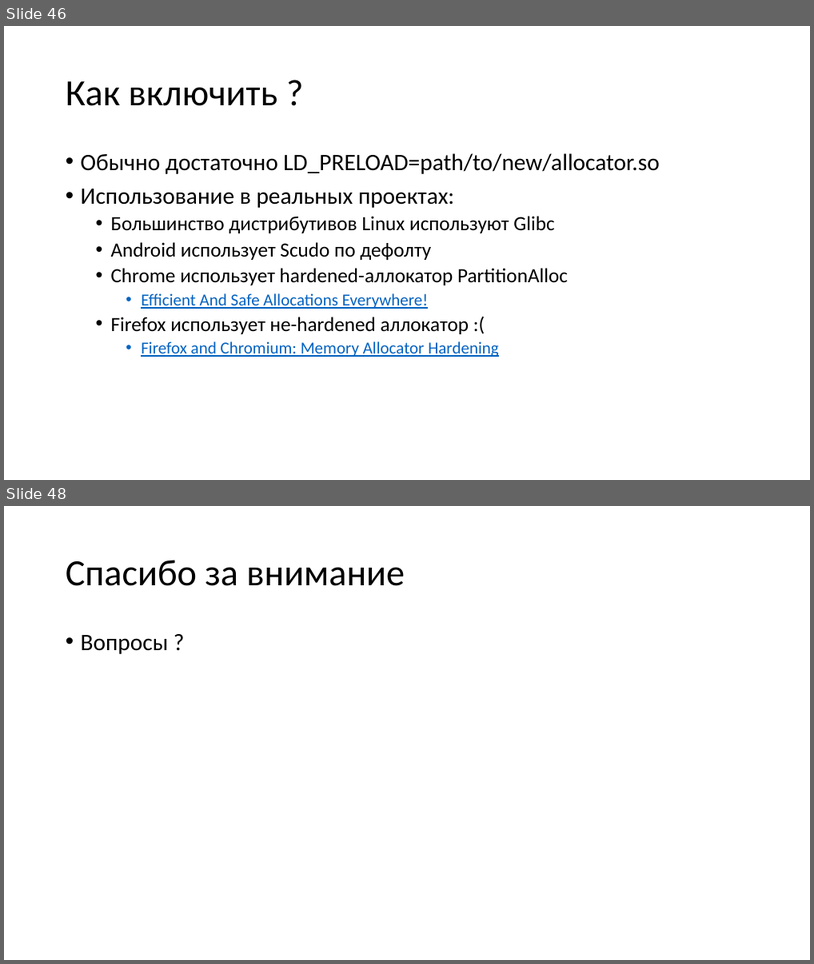
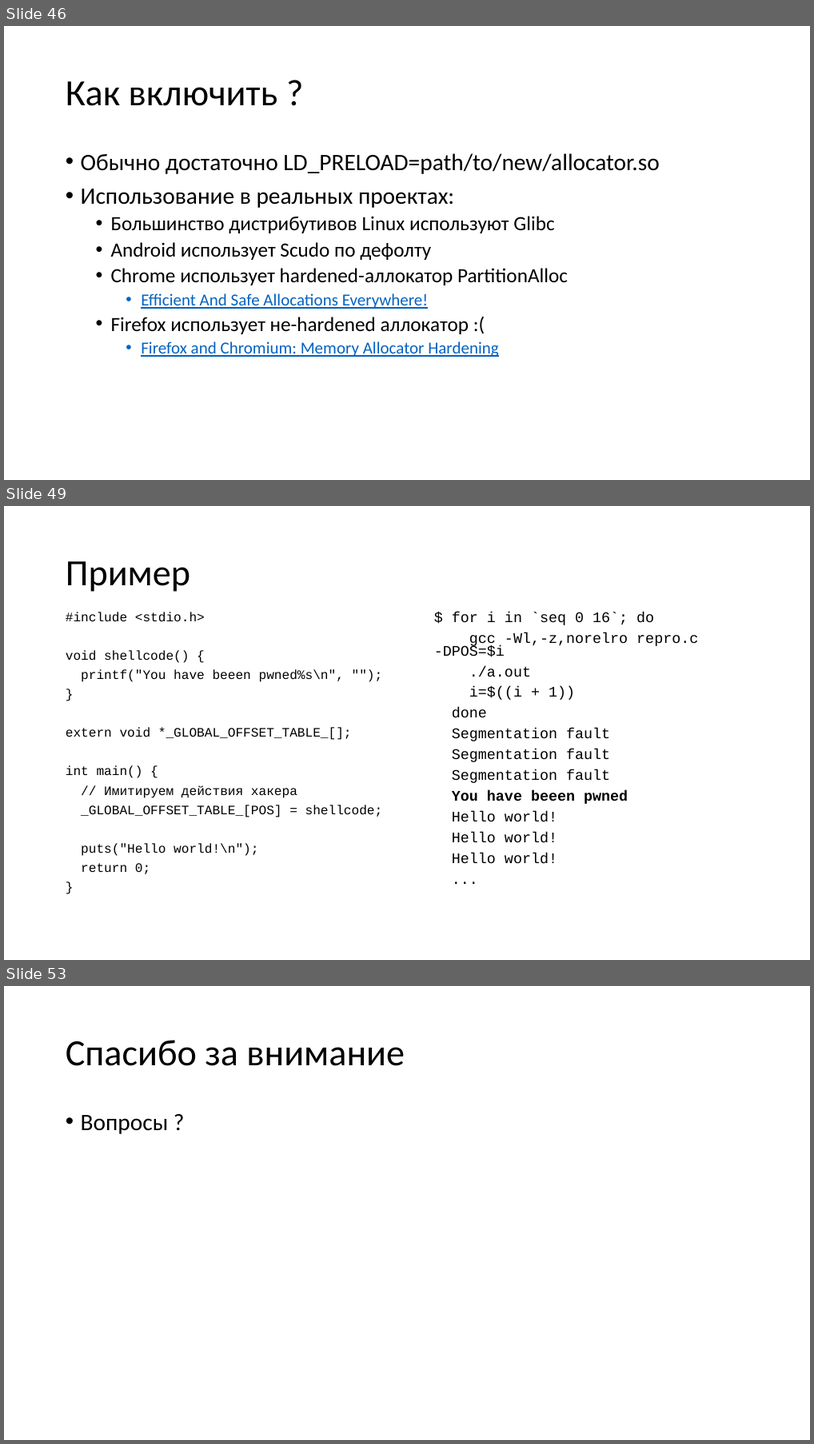
Before and after one commit to yugr/slides, a slide deck: CppZeroCost/2025/RU.pptx. Shown one above the other, each under a label of ours: slides 46 and 48 before the commit, slides 46, 49 and 53 after it; the slides between them are not shown. The pictures are 814x964 and 814x1444 pixels, drawn with LibreOffice and Linux fonts; fonts in the diff are those of the drawing. Boxes give left, top, right and bottom in pixels: in the first picture for what was removed or moved away, otherwise in the second. Text is boxed around its words. In the diff, an @@ line names an element or a change of style, - is before the commit and + after.

```diff
--- a/CppZeroCost/2025/RU.pptx
+++ b/CppZeroCost/2025/RU.pptx
@@ slide 49 added at box(4, 506, 810, 960), background #FFFFFF @@
@@ title added at box(66, 561, 190, 592), 44 pt, text #000000 @@
+Пример
@@ text added at box(66, 612, 383, 874), 15.4 pt, text #000000 @@
+#include <stdio.h>
+void shellcode() {
+printf("You have beeen pwned%s\n", "");
+}
+extern void *_GLOBAL_OFFSET_TABLE_[];
+int main() {
+// Имитируем действия хакера
+_GLOBAL_OFFSET_TABLE_[POS] = shellcode;
+puts("Hello world!\n");
+return 0;
+}
@@ text added at box(434, 612, 698, 864), 17.5 pt, text #000000 @@
+$ for i in `seq 0 16`; do
+gcc -Wl,-z,norelro repro.c -DPOS=$i
+./a.out
+i=$((i + 1))
+done
+Segmentation fault
+Segmentation fault
+Segmentation fault
+You have beeen pwned
+Hello world!
+Hello world!
+Hello world!
+...
@@ what was slide 48 is now slide 53 @@
```
Also in this commit, not shown: 2 slides changed, 4 other slides added, 1 other file.
